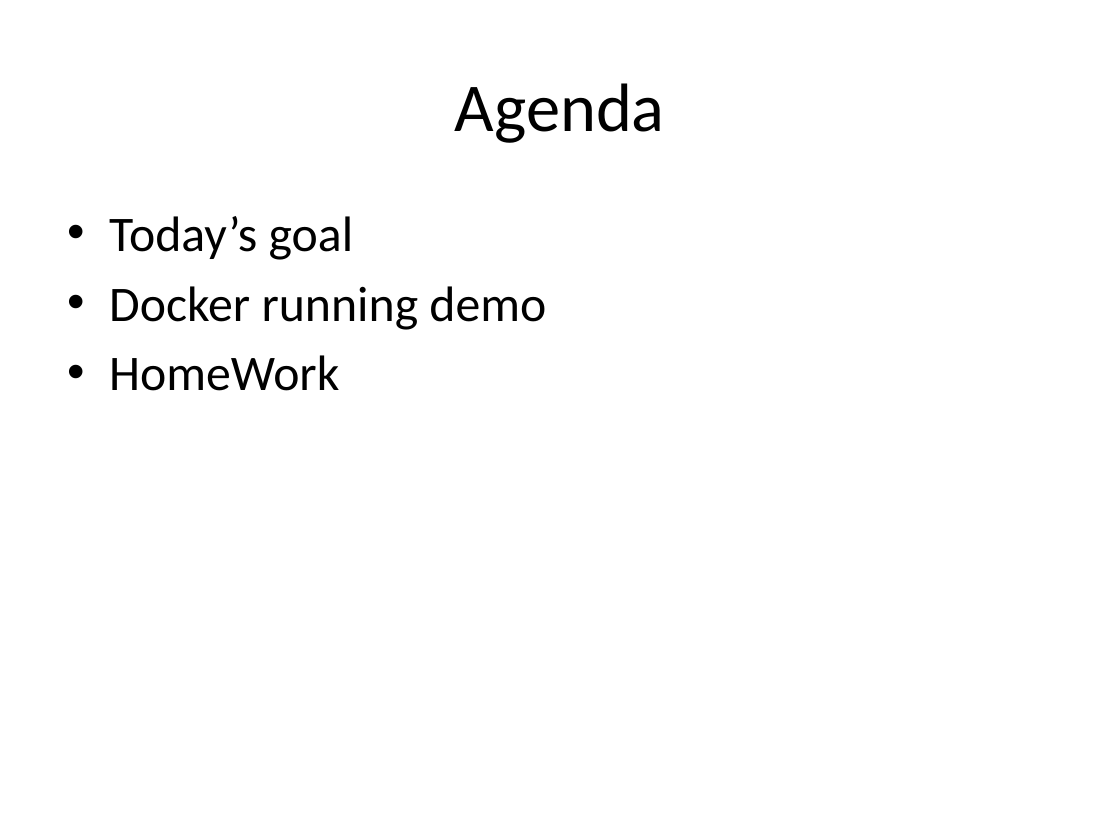
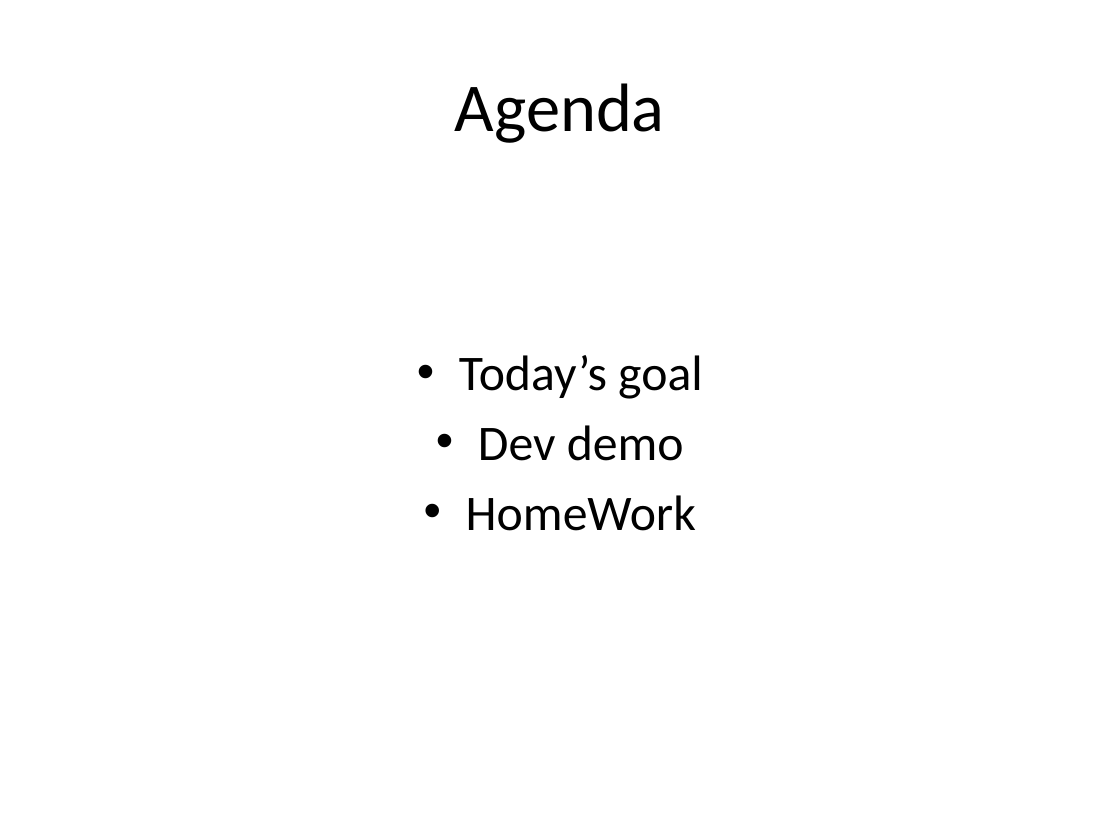
Before and after one commit to wrasdf/ddd-workshop, a slide deck: slide 2 of day-2/ddd-2.pptx. Drawn at 1120x840 pixels with LibreOffice and Linux fonts; fonts in the diff are those of the drawing. Boxes give left, top, right and bottom in pixels: in the first picture for what was removed or moved away, otherwise in the second. Text is boxed around its words. In the diff, an @@ line names an element or a change of style, - is before the commit and + after.

```diff
--- a/day-2/ddd-2.pptx
+++ b/day-2/ddd-2.pptx
@@ text at (x1=459, y1=355, x2=703, y2=531): alignment left to centre @@
@@ text at (x1=478, y1=425, x2=684, y2=461): text changed @@
-• Docker running demo
+• Dev demo
```
Also in this commit, not shown: 2 other slides changed, 3 slides added.
